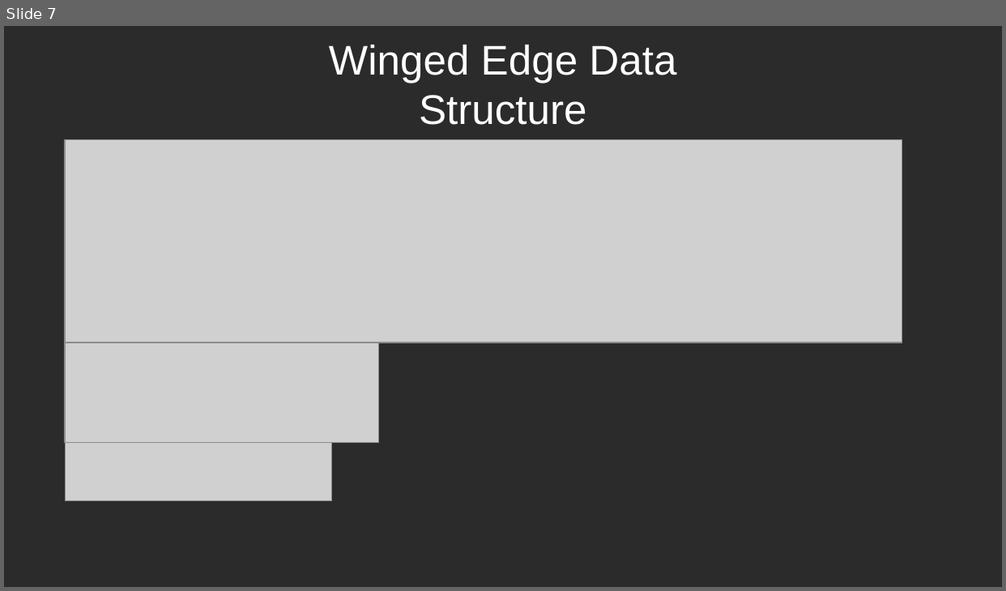
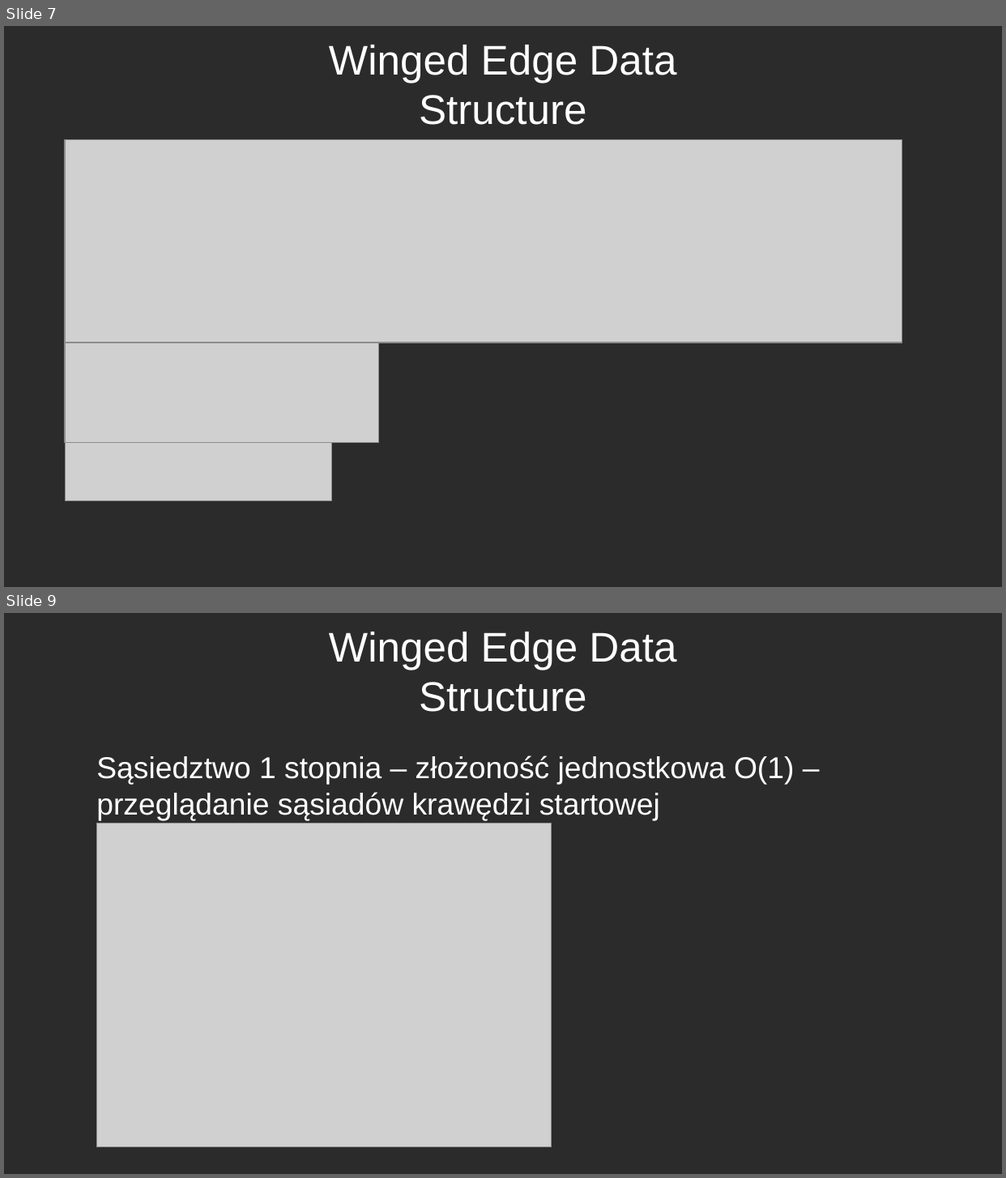
Before and after one commit to djastrzab/Algorytmy-Geometryczne, a slide deck: projekt/prezentacja.odp. Shown one above the other, each under a label of ours: slide 7 before the commit, slides 7 and 9 after it; the slides between them are not shown. The pictures are 1006x591 and 1006x1178 pixels, drawn with LibreOffice and Linux fonts; fonts in the diff are those of the drawing; grey boxes stand for pictures; background and template pictures are left out; a plain dark background stands for a picture behind light text. Boxes give left, top, right and bottom in pixels: in the first picture for what was removed or moved away, otherwise in the second. Text is boxed around its words. In the diff, an @@ line names an element or a change of style, - is before the commit and + after.

```diff
--- a/projekt/prezentacja.odp
+++ b/projekt/prezentacja.odp
@@ slide 9 added at (4, 613, 1002, 1174), background picture (left out) @@
@@ title added at (329, 632, 676, 712), 33 pt, text #FFFFFF @@
+Winged Edge Data Structure
@@ text added at (96, 756, 794, 820), 24 pt, text #FFFFFF @@
+Sąsiedztwo 1 stopnia – złożoność jednostkowa O(1) – przeglądanie sąsiadów krawędzi startowej
@@ picture added at (96, 823, 551, 1148) @@
```
Also in this commit, not shown: 2 other slides added, 6 slides removed, 3 other files.
